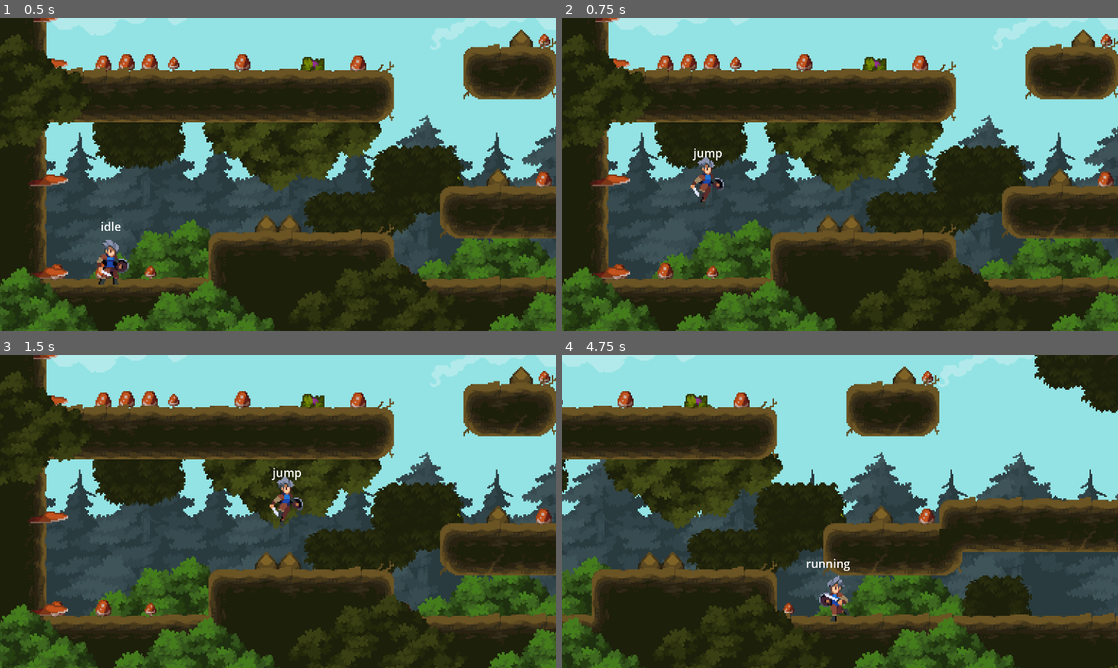
Above: before the commit, frames 1-4 (two rows, left to right).
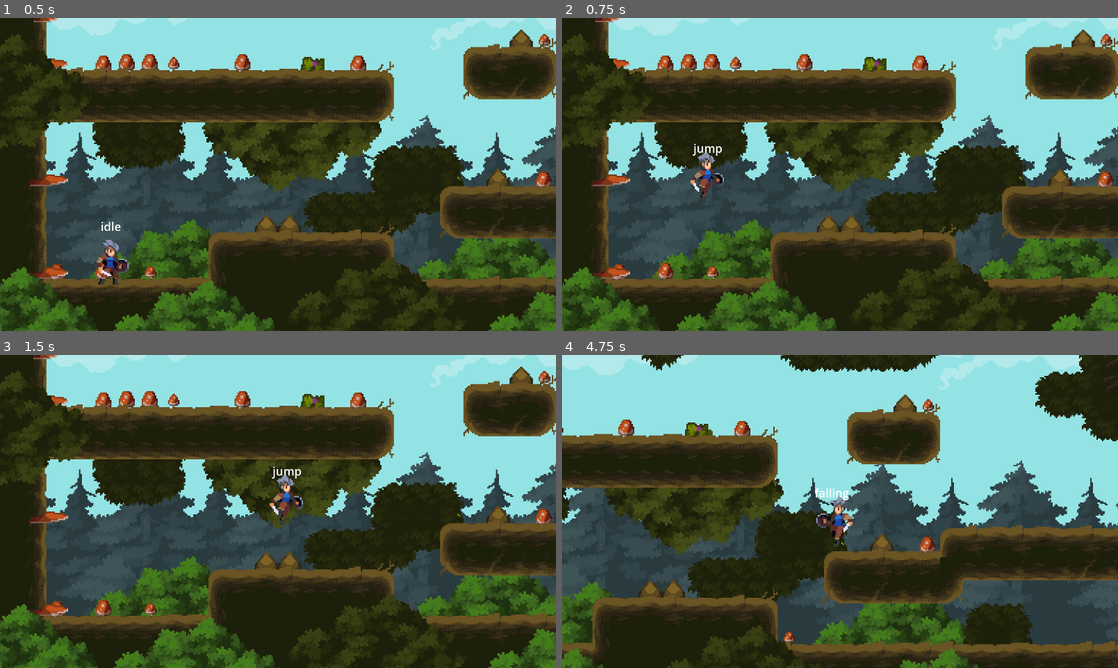
Above: after the commit, the same moments.

Repository: SKYDESTROY/lengend_of_knight
Game: Godot game, scene res://world.tscn
Two runs of this game, one before a commit and one after it. Both use one fixed random seed, a clock stepped at 60 frames per second and the inputs below.
Inputs:
- Up to frame 1 (0.5 s): no input
- Up to frame 2 (0.75 s): hold Right (move_right) from 0.53 s (still down); hold Space (jump) from 0.53 s (still down)
- Up to frame 3 (1.5 s): keep holding Right (move_right); release Space (jump) at 1.28 s; tap Space (jump) at 1.35 s
- Up to frame 4 (4.75 s): tap Space (jump) at 1.52, 1.82, 2.85, 3.02, 3.32, 4.35, 4.52 s; release Right (move_right) at 2.03 s; hold Left (move_left) 2.03-2.78 s; hold Space (jump) 2.03-2.78 s; hold Right (move_right) 2.78-4.28 s; hold Space (jump) 3.53-4.28 s; hold Left (move_left) from 4.28 s (still down)

Frame 1 is identical in both runs. In frame 2, 0.5% of the frame differs, in the area x 23-30%, y 40-59%; in frame 3, 0.3%; in frame 4, 51%, in the area x 0-100%, y 0-100%.

Commit message:
新增着陆状态

Diff:
--- a/player.gd
+++ b/player.gd
@@ -4,9 +4,11 @@
 	Idle,
 	Running,
 	Jump,
-	Falling
+	Falling,
+	Landing
 }
-const groundstates := [State.Idle,State.Running]
+#利用地面状态判断腾空跳
+const groundstates := [State.Idle,State.Running,State.Landing]
 
 const RUN_SPEED :=130.0
 const FLOOR_ACCELERATION:= RUN_SPEED/0.2
@@ -14,7 +16,9 @@
 #y轴正方向向下
 const JUMP_VELOCITY :=-360.0
 const LITTLE_JUMP_VELOCITY:= JUMP_VELOCITY/2
-var gravity := ProjectSettings.get("physics/2d/default_gravity") as float
+var defaultgravity := ProjectSettings.get("physics/2d/default_gravity") as float
+var isfirsttick := false
+
 #预输入跳跃，接触地面立即无延迟跳跃
 @onready var jumprequsttimer: Timer = $jumprequsttimer
 #预输入悬崖腾空跳跃，离开悬崖短时间仍可跳跃
@@ -34,19 +38,22 @@
 			velocity.y = JUMP_VELOCITY/2
 
 func tickphysics(state:State,delta: float) -> void:
-	#print(state)
 	match state:
 		State.Idle:
-			move(delta)
+			move(defaultgravity,delta)
 		State.Running:
-			move(delta)
+			move(defaultgravity,delta)
 		State.Jump:
-			move(delta)
+			#起跳第一帧去掉重力影响
+			move(0.0 if isfirsttick else defaultgravity,delta)
 		State.Falling:
-			move(delta)
+			move(defaultgravity,delta)
+		State.Landing:
+			pass
+	isfirsttick = false
 
-func move(delta: float)	:
-#自由态横向纵向速度
+func move(gravity:float,delta: float)	:
+	#自由态横向纵向速度
 	var direction :=Input.get_axis("move_left","move_right")
 	var acceleration := FLOOR_ACCELERATION if is_on_floor() else AIR_ACCELERATION
 	#地面缓慢加速,空中迅速加速
@@ -58,13 +65,15 @@
 		sprite_2d.flip_h = direction < 0
 	move_and_slide()
 
+
 func getnextstate(state:State) ->State:
 	var canjump := is_on_floor() or airjumptimer.time_left>0
-	var shouldjump := canjump and jumprequsttimer.time_left>0 #Input.is_action_just_pressed("jump")
+	var shouldjump := canjump and jumprequsttimer.time_left>0
 	if shouldjump:
 		return State.Jump
 
 	var direction :=Input.get_axis("move_left","move_right")
+	#地面静止站立状态
 	var isstill := is_zero_approx(direction) and is_zero_approx(velocity.x)
 
 	match state:
@@ -82,9 +91,12 @@
 		State.Falling:
 			if is_on_floor() :
 				if isstill:
-					return State.Idle
-				else:
+					return State.Landing
+				else :
 					return State.Running
+		State.Landing:
+			if not animation_player.is_playing():
+				return State.Idle
 
 	return state
 
@@ -110,3 +122,7 @@
 			$statedebug.text=str("falling")
 			if from in groundstates:
 				airjumptimer.start()
+		State.Landing:
+			animation_player.play("landing")
+			$statedebug.text=str("landing")
+	isfirsttick =true
--- a/player.tscn
+++ b/player.tscn
@@ -173,8 +173,8 @@
 
 [sub_resource type="Animation" id="Animation_onrkg"]
 resource_name = "landing"
-length = 0.3
-step = 0.1
+length = 0.25
+step = 0.05
 tracks/0/type = "value"
 tracks/0/imported = false
 tracks/0/enabled = true
@@ -206,7 +206,7 @@
 tracks/2/interp = 1
 tracks/2/loop_wrap = true
 tracks/2/keys = {
-"times": PackedFloat32Array(0, 0.1, 0.2),
+"times": PackedFloat32Array(0, 0.05, 0.15),
 "transitions": PackedFloat32Array(1, 1, 1),
 "update": 1,
 "values": [0, 1, 2]
